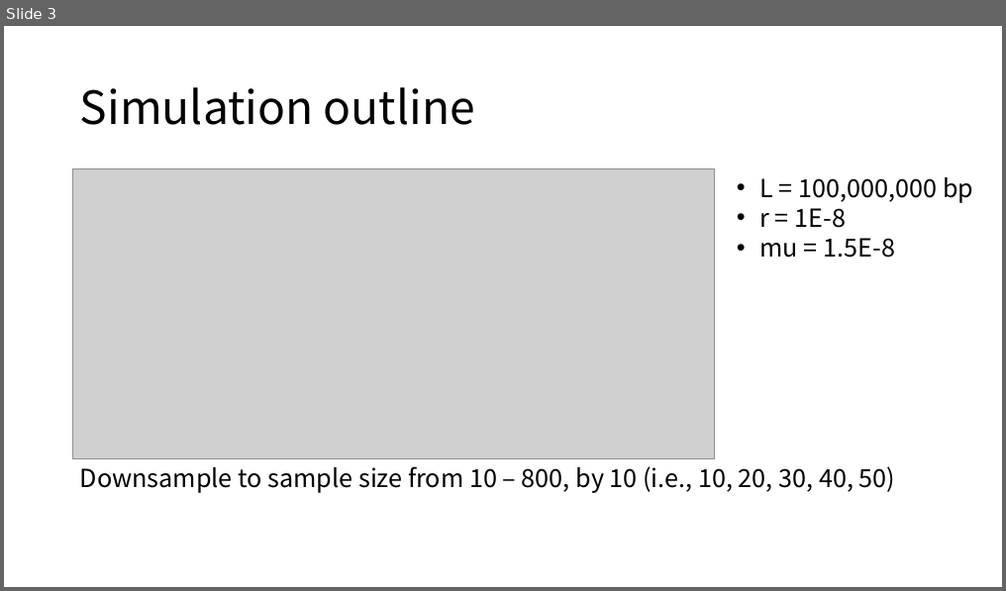
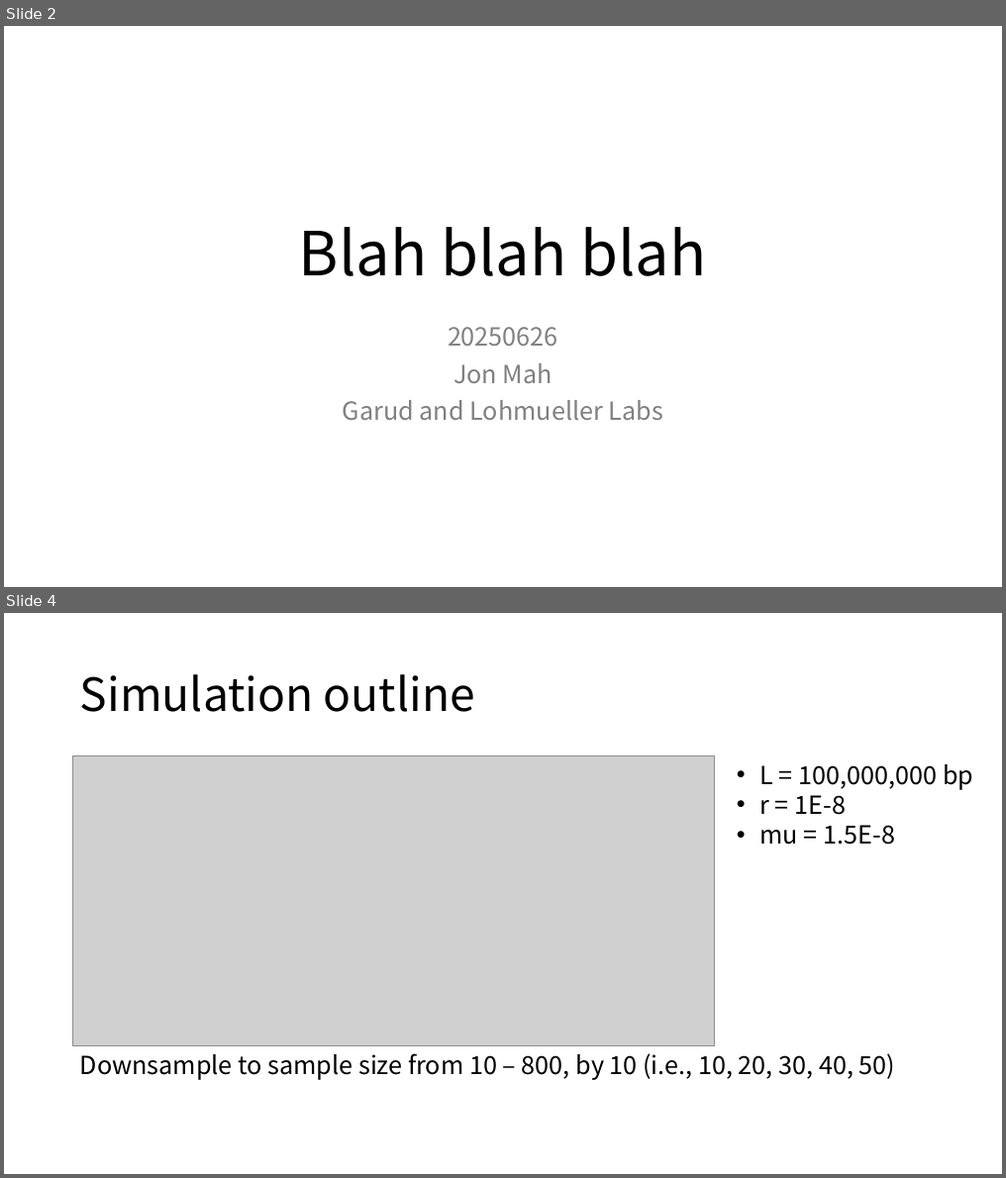
Before and after one commit to jon-mah/sample_size_demography, a slide deck: Summary/20250626_lab_meeting.pptx. Shown one above the other, each under a label of ours: slide 3 before the commit, slides 2 and 4 after it; the slides between them are not shown. The pictures are 1006x591 and 1006x1178 pixels, drawn with LibreOffice and Linux fonts; fonts in the diff are those of the drawing; grey boxes stand for pictures. Boxes give left, top, right and bottom in pixels: in the first picture for what was removed or moved away, otherwise in the second. Text is boxed around its words. In the diff, an @@ line names an element or a change of style, - is before the commit and + after.

```diff
--- a/Summary/20250626_lab_meeting.pptx
+++ b/Summary/20250626_lab_meeting.pptx
@@ slide 2 added at <box>4,26,1002,587</box>, background #FFFFFF @@
@@ text added at <box>299,227,706,276</box>, 58.5 pt, text #000000 @@
+Blah blah blah
@@ subtitle added at <box>343,327,663,420</box>, 24 pt, text #808080 @@
+20250626
+Jon Mah
+Garud and Lohmueller Labs
@@ what was slide 3 is now slide 4 @@
```
Also in this commit, not shown: 1 slide changed, 13 other files.
